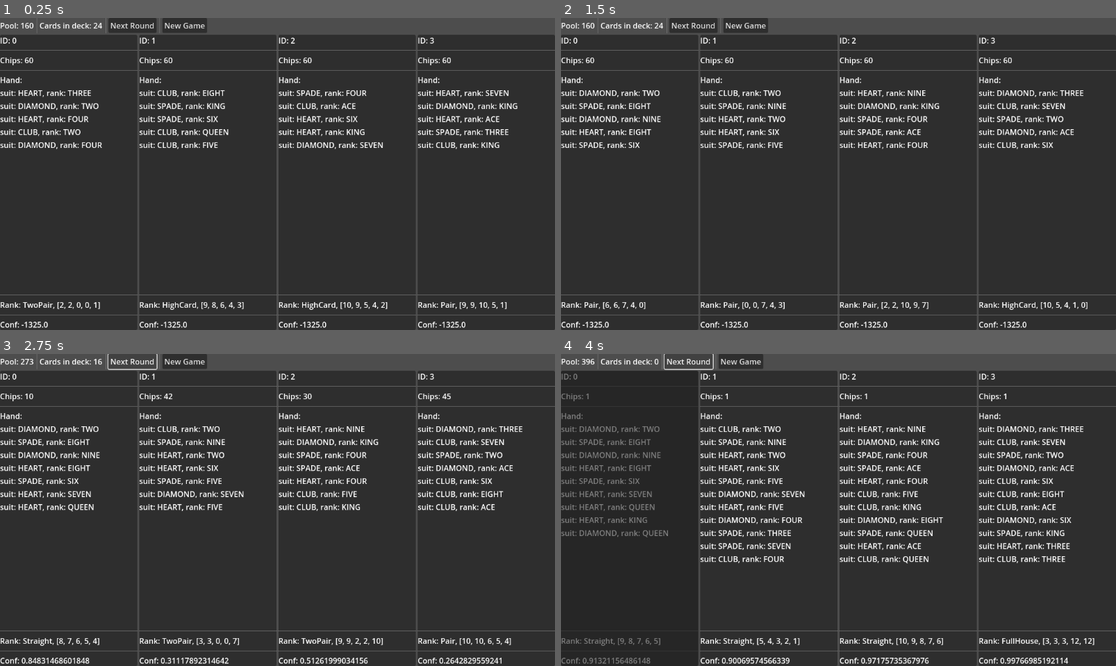
Above: before the commit, frames 1-4 (two rows, left to right).
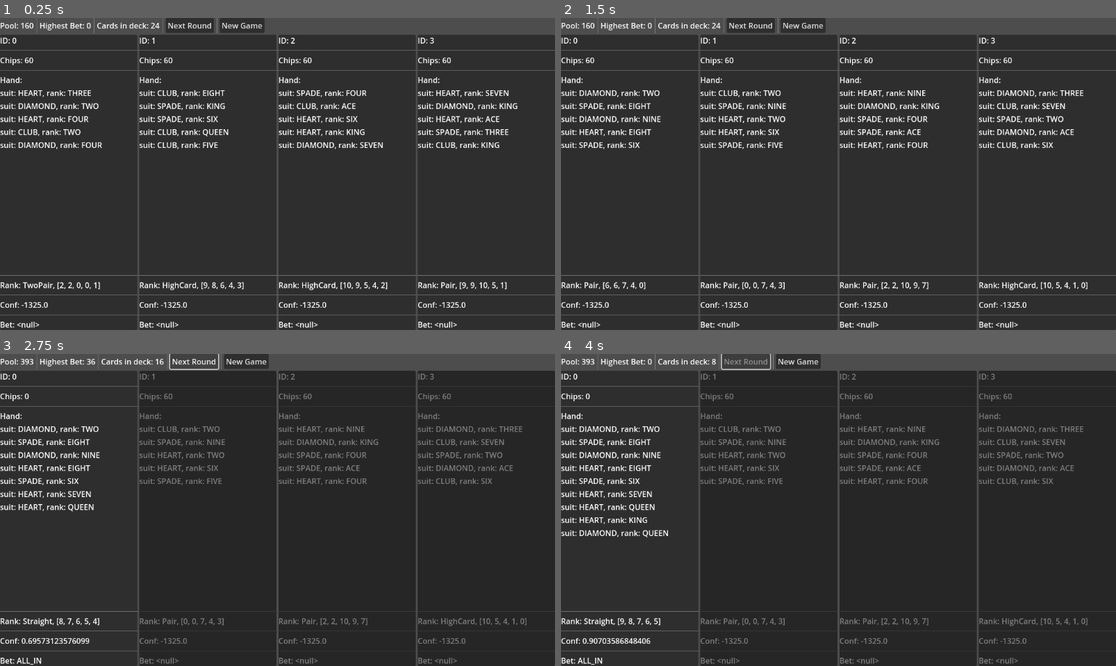
Above: after the commit, the same moments.

Repository: tofimega/ghost-poker
Game: Godot game, scene res://scenes/debug_frontend/debug_frontend.tscn
Same seed, same stepped clock (60 frames per second), same inputs: the game is played once before the commit and once after it.
Inputs (mouse positions are in pixels of both pictures, inside the frame that each line leads up to):
- Up to frame 1 (0.25 s): no input
- Up to frame 2 (1.5 s): click "New Game" at 0.5 s; click "New Game" at 1.25 s
- Up to frame 3 (2.75 s): click "Next Round" at 2 s
- Up to frame 4 (4 s): click "Next Round" at 2.75 s; click (688, 360) at 3.5 s, where only the run before the commit has a clickable "Next Round"

The runs differ from the first frame. In frame 1, 3.1% of the frame differs, in the area x 0-100%, y 0-100%; in frame 2, 2.9%; in frame 3, 7.4%; in frame 4, 11%.

Commit message:
start of a better betting system

Diff:
--- a/scenes/debug_frontend/debug_frontend.gd
+++ b/scenes/debug_frontend/debug_frontend.gd
@@ -4,6 +4,9 @@
 @onready var players: HBoxContainer = $Players
 @onready var pool: Label = $HBoxContainer/Pool
 @onready var deck: Label = $HBoxContainer/Deck
+@onready var next_round: Button = $HBoxContainer/NextRound
+@onready var h_ighest_bet: Label = $HBoxContainer/HIghestBet
+
 
 
 
@@ -11,7 +14,7 @@
 
 func _ready():
 	PokerEngine.game_start.connect(func(): get_tree().reload_current_scene())
-
+	PokerEngine.game_over.connect(func(a,b): next_round.disabled=true)
 
 	for i in PokerEngine.PLAYER_COUNT:
 		var player_status: PlayerStatus= PLAYER_STATUS.instantiate()
@@ -19,9 +22,11 @@
 		players.add_child(player_status)
 	pool.text="Pool: "+str(PokerEngine.pool)
 	deck.text="Cards in deck: "+str(PokerEngine.deck.size())
+	h_ighest_bet.text="Highest Bet: "+str(PokerEngine.highest_bet)
 	PokerEngine.next_round.connect(func():
 		pool.text="Pool: "+str(PokerEngine.pool)
-		deck.text="Cards in deck: "+str(PokerEngine.deck.size()))
+		deck.text="Cards in deck: "+str(PokerEngine.deck.size())
+		h_ighest_bet.text="Highest Bet: "+str(PokerEngine.highest_bet))
 
 
 
--- a/scenes/debug_frontend/debug_frontend.tscn
+++ b/scenes/debug_frontend/debug_frontend.tscn
@@ -19,6 +19,12 @@
 layout_mode = 2
 
 [node name="VSeparator" type="VSeparator" parent="HBoxContainer"]
+layout_mode = 2
+
+[node name="HIghestBet" type="Label" parent="HBoxContainer"]
+layout_mode = 2
+
+[node name="VSeparator4" type="VSeparator" parent="HBoxContainer"]
 layout_mode = 2
 
 [node name="Deck" type="Label" parent="HBoxContainer"]
--- a/scenes/debug_frontend/player_status/player_status.gd
+++ b/scenes/debug_frontend/player_status/player_status.gd
@@ -6,6 +6,7 @@
 @onready var cards: VBoxContainer = $VBoxContainer/ScrollContainer/Cards
 @onready var rank: Label = $VBoxContainer/Rank
 @onready var conf: Label = $VBoxContainer/Conf
+@onready var bet: Label = $VBoxContainer/Bet
 
 
 var player: Player
@@ -37,3 +38,4 @@
 	var a=PokerEngine.rank_hand(player.hand)
 	rank.text="Rank: "+Ranking.HandRank.find_key(a.hand_rank)+", "+ str(a.cards_rank) #a.cards_rank.map(func (r: Card.Rank): Card.Rank.find_key(r))
 	conf.text="Conf: "+str(player.controller.conf_last_turn)
+	bet.text="Bet: "+str(PlayerController.Bet.Type.find_key(PokerEngine.player_bets.get(player.id)))
--- a/scenes/debug_frontend/player_status/player_status.tscn
+++ b/scenes/debug_frontend/player_status/player_status.tscn
@@ -59,3 +59,11 @@
 [node name="Conf" type="Label" parent="VBoxContainer"]
 layout_mode = 2
 text = "Conf: "
+
+[node name="HSeparator5" type="HSeparator" parent="VBoxContainer"]
+layout_mode = 2
+theme_override_constants/separation = 10
+
+[node name="Bet" type="Label" parent="VBoxContainer"]
+layout_mode = 2
+text = "Bet: "
--- a/scripts/player.gd
+++ b/scripts/player.gd
@@ -4,7 +4,9 @@
 
 var hand: Array[Card] = []
 
-var chips: int = 0
+var chips: int = 0:
+	set(c):
+		chips=max(c, 0)
 
 var id: int =-1:
 	get:
@@ -14,8 +16,7 @@
 
 var controller: PlayerController = PlayerController.new(self)
 
-func _init():
-	PokerEngine.next_round.connect(func(): if in_game: controller.my_turn())
+
 
 func _notification(what: int) -> void:
 	match what:
@@ -25,12 +26,11 @@
 
 
 @warning_ignore("shadowed_variable")
-func bet(bet: int)-> int:
-	bet=min(bet, chips)
-	chips-=bet
-	PokerEngine.pool+=bet
+func bet()-> PlayerController.Bet:
+	if !in_game: return null
+	var bet: PlayerController.Bet = controller.my_turn()
 	return bet
 
-func fold()-> void:
+func fold()->void:
 	in_game=false
 	PokerEngine.player_out.emit(self)
--- a/scripts/player_controller/player_controller.gd
+++ b/scripts/player_controller/player_controller.gd
@@ -21,26 +21,22 @@
 const MIN_VAR: float=0.9
 const MAX_VAR: float=1.1
 
+const BLUFF_THRESH: float = 0.3
+const BLUFF_MULT: float = 1.1
+const BLUFF_COUNT: int = 3
+
+#TODO: consider previous bets in round
 func find_odds()->float:
-	#var hand_size: int = player.hand.size()
+
 	var hand_rank: Ranking = PokerEngine.rank_hand(player.hand)
 
 	var rt: float=1
 
 	# lower ranking -> smaller num
-
 	var add_rank: float=float(hand_rank.hand_rank)/(hand_rank.HandRank.size()-1)*POWER_ADD_HRANK
 	rt+=add_rank
 	var add_card: float=float(hand_rank.cards_rank[0])/(Card.Rank.size()-1)*POWER_ADD_CRANK
 	rt+=add_card
-	#rt*=ease(rt/(POWER_ADD_HRANK+POWER_ADD_CRANK),-2)
-	#var add_time: float=(1.0/(PokerEngine.current_turn+TIME_OFFSET)+1)*POWER_ADD_TIME
-
-	#rt+=add_time
-
-	# smaller hand  -> bigger num
-	#var mult_hsize: float=(1/float(hand_size)*PokerEngine.STARING_HAND_SIZE+0.2)*POWER_MULT_HSIZE
-	#rt*=mult_hsize
 
 	# more players  -> smaller num
 	var mult_players: float=(float(PokerEngine.players.values().reduce(func(acc: int,p: Player):
@@ -51,29 +47,58 @@
 	# some randomness
 	rt*=randf_range(MIN_VAR, MAX_VAR)
 	rt/=(POWER_ADD_CRANK+POWER_ADD_HRANK)*mult_players*MAX_VAR
-	#TODO: this isnt quite right, write a custom function that modifies rt based on time
 	rt=ease(rt, -((PokerEngine.current_turn+TIME_OFFSET)*POWER_ADD_TIME))
 
-	#rt=clamp(rt,0,1)
+	#bluff
+	if rt>=BLUFF_THRESH: return rt
 
+	for i in randi()%BLUFF_COUNT:
+		rt*=BLUFF_MULT
+
+	rt=clamp(rt,0,1)
 	return rt
 
-const CONF_THRESHOLD: float = 0.1
+class Bet extends RefCounted:
+	enum Type {
+		CALL,
+		RAISE,
+		ALL_IN,
+		FOLD
+	}
+	var amount: int
+	var type: Type
+
+	func _init(amount: int, type: Type) -> void:
+		self.amount=amount
+		self.type=type
+
+
+const CALL_THRESHOLD: float = 0.1/MAX_VAR
+const RAISE_THRESHOLD: float = 0.5/MAX_VAR
+const ALL_IN_THRESHOLD: float = 0.7/MAX_VAR
 var conf_last_turn: float = -1325
-func my_turn() -> void:
 
-	# if odds<~0.1 -> fold
+func my_turn() -> Bet:
+	if player == null or !player.in_game: return null
+
+
 	var confidence: float = find_odds()
 	conf_last_turn = confidence
-	if confidence<CONF_THRESHOLD:
-		player.fold()
-		return
-	var bet_amount: int = player.chips*min(confidence, 1)
-	if bet_amount == 0:
-		player.fold()
-		return
 
-	# else bet odds% of chips
-	player.bet(bet_amount)
+	if player.chips <= PokerEngine.highest_bet:
+		if confidence >= ALL_IN_THRESHOLD:
+			return Bet.new(player.chips, Bet.Type.ALL_IN)
+		return Bet.new(0, Bet.Type.FOLD)
 
-	print(player.id, ":",find_odds())
+
+	if confidence > RAISE_THRESHOLD:
+		var amount: int = min(PokerEngine.highest_bet + player.chips*(confidence-RAISE_THRESHOLD), player.chips)
+		if amount == player.chips:
+			if confidence >= ALL_IN_THRESHOLD: return Bet.new(amount, Bet.Type.ALL_IN)
+			return Bet.new(0, Bet.Type.FOLD)
+		return Bet.new(amount, Bet.Type.RAISE)
+
+	if confidence >= CALL_THRESHOLD:
+		return Bet.new(PokerEngine.highest_bet, Bet.Type.CALL)
+
+	return Bet.new(0, Bet.Type.FOLD)
--- a/scripts/poker_engine.gd
+++ b/scripts/poker_engine.gd
@@ -45,6 +45,7 @@
 func showdown()->void:
 	print("Showdown!")
 	var winning_hand: Ranking = players.values().reduce(func(acc: Ranking, player: Player):
+		if !player.in_game: return acc
 		var rank: Ranking=rank_hand(player.hand)
 
 		if rank.hand_rank>acc.hand_rank || (rank.hand_rank==acc.hand_rank && rank.cards_rank>acc.cards_rank):
@@ -56,6 +57,7 @@
 	var winners: Array[Player]
 
 	for p in players.values():
+		if !p.in_game: continue
 		var ranking: Ranking=rank_hand(p.hand)
 		if ranking.hand_rank==winning_hand.hand_rank && ranking.cards_rank==winning_hand.cards_rank:
 			winners.append(p)
@@ -69,6 +71,8 @@
 		game_over.emit(GameState.TIE, winners)
 		print("TIE! "+str(winners.map(func(p: Player): return p.id)))
 
+
+
 func deal_cards(player: Player, count: int)->void:
 	for i in count:
 		if deck.is_empty():
@@ -77,16 +81,51 @@
 		player.hand.append(deck.pop_back())
 	hand_dealt.emit(player)
 	if deck.is_empty():
-			deck_empty.emit()
-
+		deck_empty.emit()
+
+var player_bets: Dictionary[int, PlayerController.Bet.Type]
+var highest_bet: int = 0
+
+func current_player_count()->int:
+	return players.values().reduce(func(acc, player):
+		if player.in_game: return acc+1
+		return acc
+		,0)
 
 func start_next_round()->void:
+	player_bets.clear()
+	highest_bet = 0
+	calls_this_turn = 0
+
 	for p in players.values():
 		if deck.size()==0: break
 		deal_cards(p, CARDS_PER_ROUND)
 	current_turn+=1
 
+
+	while calls_this_turn < current_player_count(): #or highest_bet==0
+		for id in players:
+			var p: Player = players[id]
+			if !p.in_game: continue
+			_handle_player_bet(id, p.bet())
+
+	if highest_bet ==0: showdown() #TODO: find better fix
 	next_round.emit()
+
+var calls_this_turn: int=0
+
+func _handle_player_bet(id: int, bet: PlayerController.Bet)->void:
+	player_bets[id] = bet.type
+	highest_bet=max(bet.amount, highest_bet)
+	players[id].chips-=bet.amount
+	pool+=bet.amount
+
+	if bet.type == bet.Type.FOLD:
+		players[id].fold()
+		return
+
+	if bet.type == bet.Type.CALL or bet.type == bet.Type.ALL_IN: calls_this_turn+=1
+	else: calls_this_turn = 0
 
 
 func _clear_game_state()->void:
@@ -117,7 +156,8 @@
 	for p in players.values():
 		deal_cards(p, STARING_HAND_SIZE)
 		p.chips=STARING_CHIP_COUNT
-		p.bet(STARTING_ANTE)
+		p.chips-=STARTING_ANTE
+		pool+=STARTING_ANTE
 	game_state=GameState.RUNNING
 
 
@@ -180,10 +220,10 @@
 			ranks[i+4]>0):
 
 			var card_ranks: Array[Card.Rank] = [(ranks.size()-i)-1,
-												(ranks.size()-(i+1))-1,
-												(ranks.size()-(i+2))-1,
-												(ranks.size()-(i+3))-1,
-												(ranks.size()-(i+4))-1]
+				(ranks.size()-(i+1))-1,
+				(ranks.size()-(i+2))-1,
+				(ranks.size()-(i+3))-1,
+				(ranks.size()-(i+4))-1]
 
 			rankings.append(Ranking.new(Ranking.HandRank.Straight, card_ranks))
 
@@ -242,10 +282,10 @@
 			card_rank[i+3]==card_rank[i]-3 and
 			card_rank[i+4]==card_rank[i]-4):
 				return Ranking.new(Ranking.HandRank.StraightFlush, [card_rank[i],
-																	card_rank[i+1],
-																	card_rank[i+2],
-																	card_rank[i+3],
-																	card_rank[i+4]])
+					card_rank[i+1],
+					card_rank[i+2],
+					card_rank[i+3],
+					card_rank[i+4]])
 	var a=card_rank.duplicate()
 	a.resize(5)
 	return Ranking.new(Ranking.HandRank.Flush,a)
